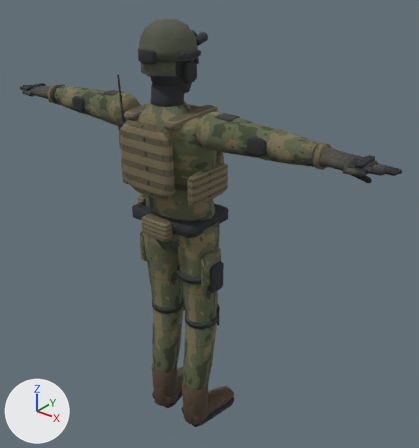
The glTF model assets/models/characters/tactical_soldier.glb, before and after one commit.
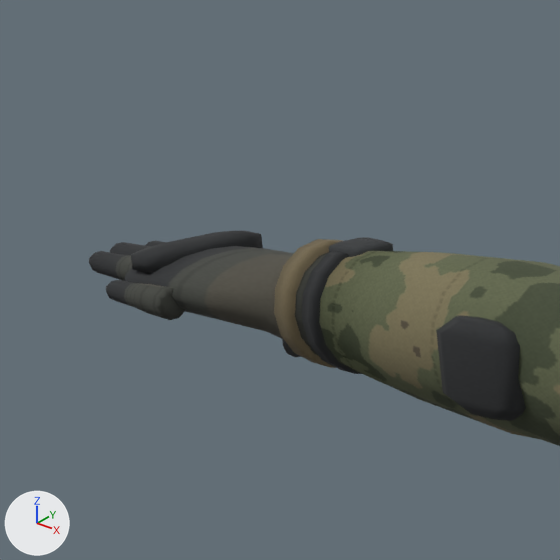
The first picture shows the older version from a 50 mm lens placed at (1.49, -1.66, 2.09), pointed at (0.08, 0.11, 1.0). The close-ups show the older and then the newer version on the part from 1% to 22% of the width and 11% to 30% of the height of that picture. Only the edits that show in the close-ups are written down. The axes (+X, +Y, +Z) are drawn at lower left. The lights are the same throughout. Where no turn or scale is listed for an object, it has been applied to the vertices. Vertices at exactly the same position are counted once.

In view in the first close-up: 'tactical_soldier_Mesh'.
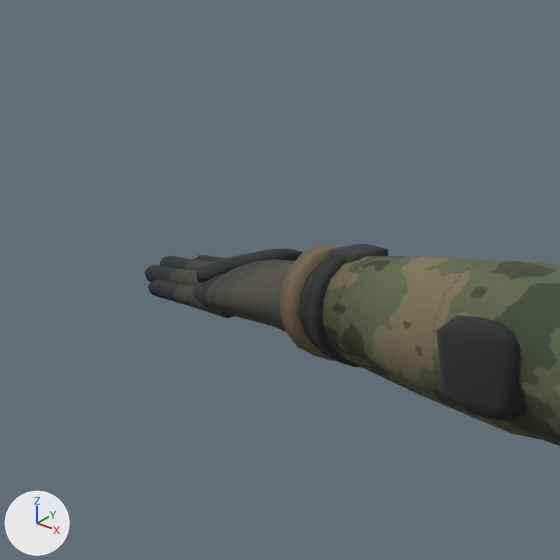
Edits to the bpy script that builds the scene:
```text
Change me_tactical_soldier_mesh:
    used by ob_tactical_soldier_mesh; location = (0.0, 0.0, 0.0)
    remove me_tactical_soldier_mesh.from_pydata(...)  # 4021 vertices, 7756 faces; spans x -0.92..0.92, y -0.2..0.2, z 0.0..1.84
    add me_tactical_soldier_mesh.from_pydata(...)  # 4022 vertices, 7756 faces; spans x -0.86..0.87, y -0.2..0.2, z 0.0..1.84
    me_tactical_soldier_mesh part 1: 373 vertices moved from x -0.92..-0.62, y -0.12..0.0, z 1.42..1.52 to x -0.86..-0.63, y -0.1..0.0, z 1.46..1.52; 92 vertices removed from x -0.92..-0.62, y -0.13..0.0, z 1.42..1.52; 93 vertices added at x -0.86..-0.64, y -0.1..-0.01, z 1.46..1.52
    other edits to the shape of me_tactical_soldier_mesh do not show in these pictures
```

Pixel boxes (x1, y1, x2, y2) of what changed, in the close-ups (560 x 560 px; the box of a moved part takes in the faces that stretch with it):
'tactical_soldier_Mesh', reshaped
    before: (89, 231, 560, 446)
    after: (145, 244, 560, 446)
part 1 of me_tactical_soldier_mesh, moved or reshaped
    before: (89, 231, 417, 364)
    after: (145, 244, 406, 365)
